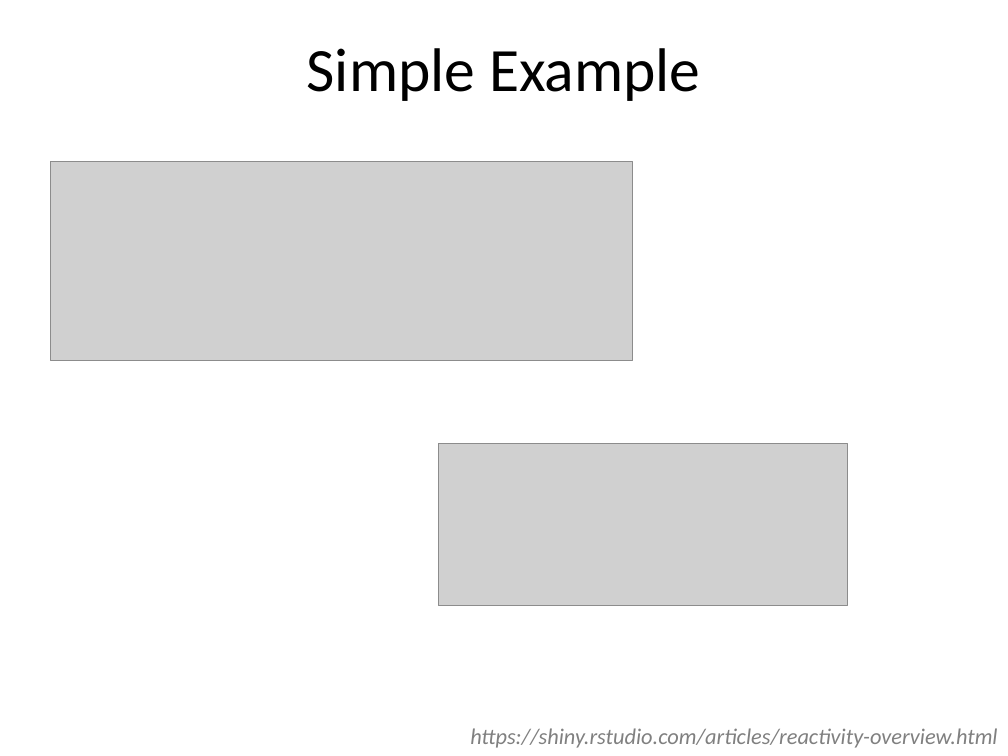
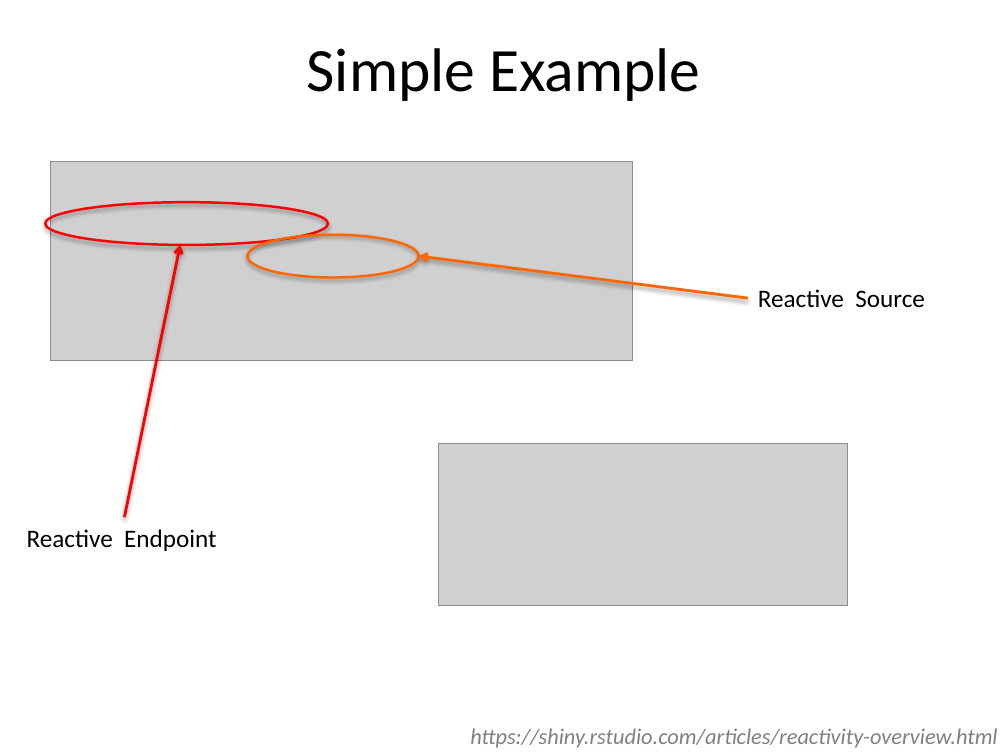
Before and after one commit to cabradbury/shiny-apps-part1, a slide deck: slide 17 of Presentation.pptx. Drawn at 1008x756 pixels with LibreOffice and Linux fonts; fonts in the diff are those of the drawing; grey boxes stand for pictures. Boxes give left, top, right and bottom in pixels: in the first picture for what was removed or moved away, otherwise in the second. Text is boxed around its words. In the diff, an @@ line names an element or a change of style, - is before the commit and + after.

```diff
--- a/Presentation.pptx
+++ b/Presentation.pptx
@@ ellipse added at box(45, 203, 328, 245), outline #FF0000 1.75 pt @@
@@ ellipse added at box(247, 235, 418, 277), outline #FF6600 1.75 pt @@
@@ arrow added from (124, 517) to (180, 245), #FF0000 2 pt @@
@@ arrow added from (748, 298) to (418, 256), #FF6600 2 pt @@
@@ text added at box(758, 289, 925, 308), 18 pt, text #000000 @@
+Reactive Source
@@ text added at box(27, 529, 216, 551), 18 pt, text #000000 @@
+Reactive Endpoint
```
Also in this commit, not shown: 1 other slide changed, 2 other files.
